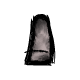
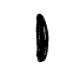
The second 80x80 image is a revision of the first. Changes to its layers:
added layer "Layer #2" above "Layer #1" over bbox(35, 13, 50, 63)
hid "Layer" over bbox(24, 14, 56, 66)
